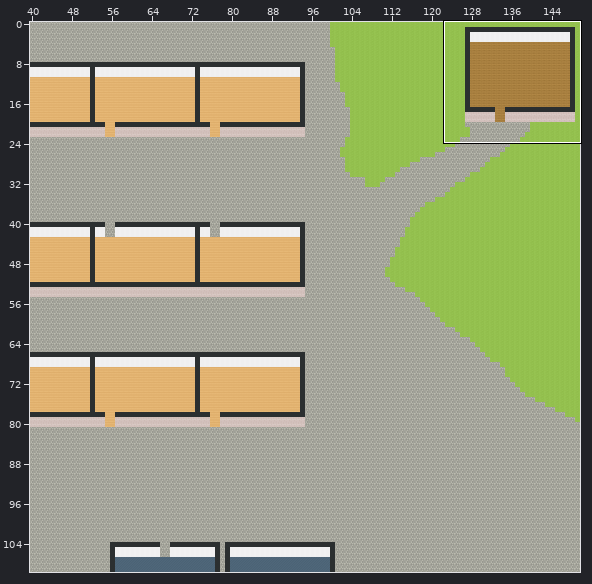
Tiled map (JSON) -- office.tmj. Above: a wide view before the commit, with the close-up outlined.
Close-up. Before the edit:
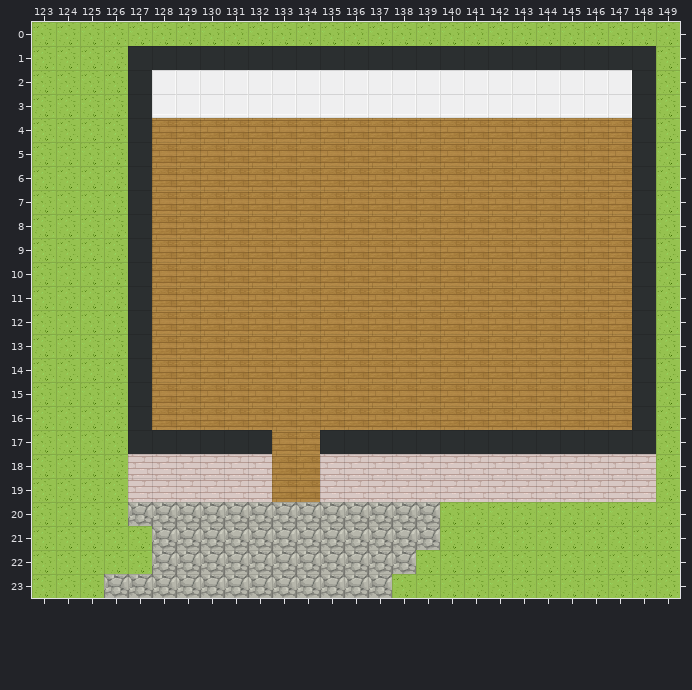
Cells are 32x32 px. Shown: x 123..149, y 0..23. The commit also changed other parts of the map, which this record leaves out.
After the commit:
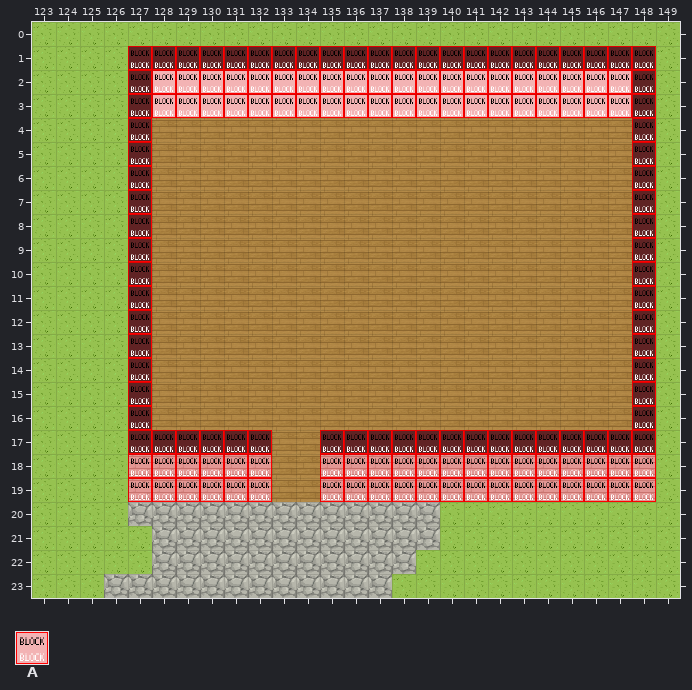
Key: from "WA_Special_Zones": A 2.
_ is an empty cell, . an unchanged one.
See-through tiles are keyed as they look on the map.
Edits made:
--- layer "collisions"
@@ x 127..148 @@
- 1 ______________________
- 2 ______________________
- 3 ______________________
- 4 _...................._
- 5 _...................._
- 6 _...................._
- 7 _...................._
- 8 _...................._
- 9 _...................._
-10 _...................._
-11 _...................._
-12 _...................._
-13 _...................._
-14 _...................._
-15 _...................._
-16 _...................._
-17 ______..______________
-18 ______..______________
-19 ______..______________
+ 1 AAAAAAAAAAAAAAAAAAAAAA
+ 2 AAAAAAAAAAAAAAAAAAAAAA
+ 3 AAAAAAAAAAAAAAAAAAAAAA
+ 4 A....................A
+ 5 A....................A
+ 6 A....................A
+ 7 A....................A
+ 8 A....................A
+ 9 A....................A
+10 A....................A
+11 A....................A
+12 A....................A
+13 A....................A
+14 A....................A
+15 A....................A
+16 A....................A
+17 AAAAAA..AAAAAAAAAAAAAA
+18 AAAAAA..AAAAAAAAAAAAAA
+19 AAAAAA..AAAAAAAAAAAAAA
Pixel boxes of the changes (left, top, right, bottom) in both close-ups:
added: (128, 46, 656, 502)
